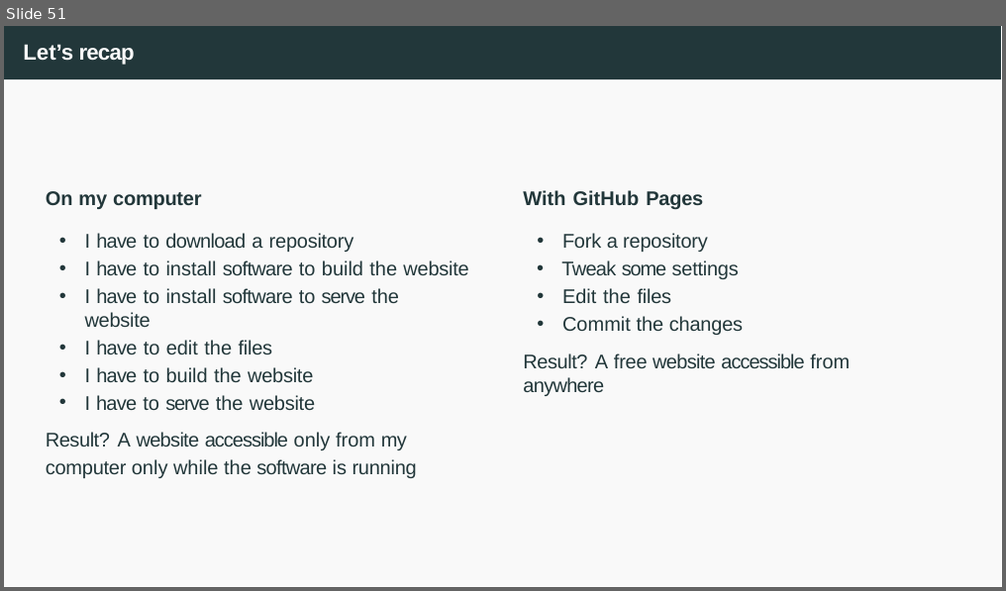
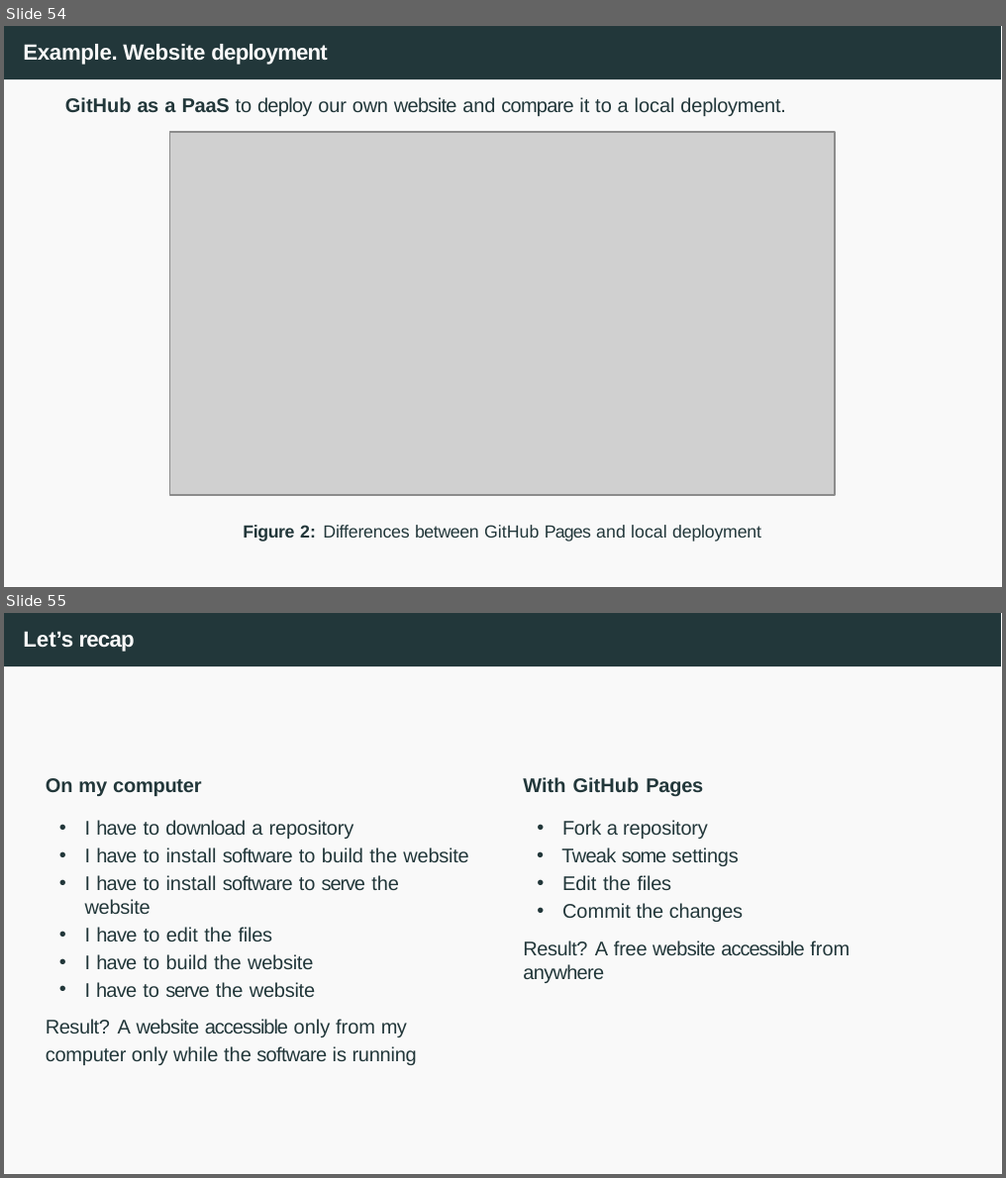
Before and after one commit to joanpaucm/HPDCB, a slide deck: src/slides/Session 1 and 2 - Introduction to Cloud Computing + Github Pages-2026.pptx. Shown one above the other, each under a label of ours: slide 51 before the commit, slides 54 and 55 after it. The pictures are 1006x591 and 1006x1178 pixels, drawn with LibreOffice and Linux fonts; fonts in the diff are those of the drawing; grey boxes stand for pictures. Boxes give left, top, right and bottom in pixels: in the first picture for what was removed or moved away, otherwise in the second. Text is boxed around its words. In the diff, an @@ line names an element or a change of style, - is before the commit and + after.

```diff
--- a/src/slides/Session 1 and 2 - Introduction to Cloud Computing + Github Pages-2026.pptx
+++ b/src/slides/Session 1 and 2 - Introduction to Cloud Computing + Github Pages-2026.pptx
@@ slide 54 added at (4, 26, 1002, 587), background #FFFFFF; not listed: 2 template elements that a slide beside it also shows @@
@@ title added at (23, 44, 327, 65), 10 pt, text #F9F9F9, bold @@
+Example. Website deployment
@@ text added at (65, 97, 785, 116), 9 pt, text #22373A @@
+GitHub as a PaaS to deploy our own website and compare it to a local deployment.
@@ picture added at (170, 132, 835, 495) @@
@@ text added at (243, 525, 761, 542), 8 pt, text #22373A @@
+Figure 2: Differences between GitHub Pages and local deployment
@@ what was slide 51 is now slide 55 @@
```
Also in this commit, not shown: 1 slide changed, 3 other slides added, 3 other files.
